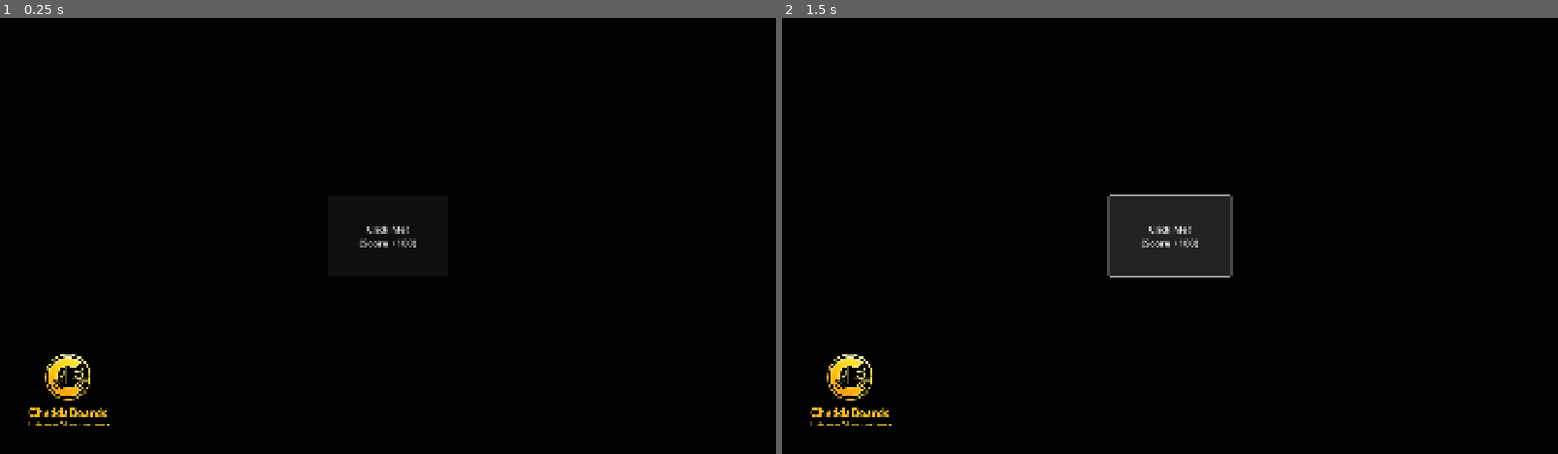
Above: before the commit, frames 1-2 (left to right).
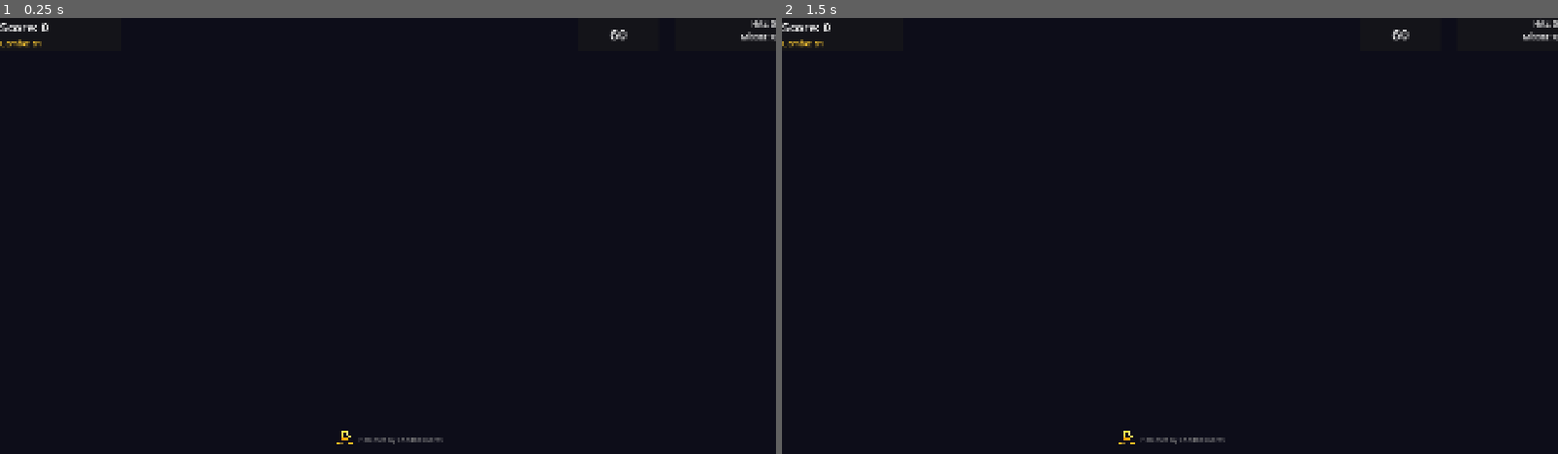
Above: after the commit, the same moments.

Repository: cheddatech/CheddaBoards-Godot
Game: Godot game, scene res://Game.tscn
The game is run twice, just before and just after one commit, with the same random seed, the same clock (stepped at 60 frames per second) and the same inputs. This scene is started directly instead of the project's main scene.
Inputs (mouse positions are in pixels of both pictures, inside the frame that each line leads up to):
- Up to frame 1 (0.25 s): no input
- Up to frame 2 (1.5 s): click (1170, 236) at 0.5 s, where only the run before the commit has a clickable "Click Me! (Score +100)"; tap Enter at 1.25 s; hold D from 1.28 s (still down); tap C at 1.35 s

The runs differ from the first frame. In frame 1, 97% of the frame differs, in the area x 0-100%, y 0-100%; in frame 2, 97%.

Commit message:
Update Game.tscn

Diff:
--- a/Game.tscn
+++ b/Game.tscn
@@ -1,8 +1,7 @@
-[gd_scene load_steps=4 format=3 uid="uid://buth8rfhfcdo6"]
-
-[ext_resource type="Script" uid="uid://b48xeoo0hrjac" path="res://Game.gd" id="1_wbfu4"]
-[ext_resource type="Texture2D" uid="uid://cwkwk5q2j7so" path="res://addons/cheddaboards/icon.png" id="2_u44n3"]
-[ext_resource type="PackedScene" uid="uid://dt1mgh2gutj6k" path="res://AchievementNotification.tscn" id="2_xkndl"]
+[gd_scene load_steps=3 format=3 uid="uid://buth8rfhfcdo6"]
+
+[ext_resource type="Script" uid="uid://bvoo5kawhi7ju" path="res://Game.gd" id="1_wbfu4"]
+[ext_resource type="Texture2D" uid="uid://c4ifusj1tgphd" path="res://addons/cheddaboards/icon.png" id="2_u44n3"]
 
 [node name="Game" type="Control"]
 layout_mode = 3
@@ -20,67 +19,138 @@
 anchor_bottom = 1.0
 grow_horizontal = 2
 grow_vertical = 2
-color = Color(0, 0, 0, 1)
-
-[node name="TestButton" type="Button" parent="."]
-custom_minimum_size = Vector2(300, 200)
+color = Color(0.05, 0.05, 0.1, 1)
+
+[node name="GameArea" type="Control" parent="."]
+layout_mode = 1
+anchors_preset = 15
+anchor_right = 1.0
+anchor_bottom = 1.0
+offset_top = 100.0
+offset_bottom = -80.0
+grow_horizontal = 2
+grow_vertical = 2
+
+[node name="HUD" type="Control" parent="."]
+layout_mode = 1
+anchors_preset = 10
+anchor_right = 1.0
+grow_horizontal = 2
+
+[node name="TopBar" type="HBoxContainer" parent="HUD"]
+layout_mode = 1
+anchors_preset = 10
+anchor_right = 1.0
+offset_bottom = 80.0
+grow_horizontal = 2
+theme_override_constants/separation = 40
+
+[node name="ScorePanel" type="PanelContainer" parent="HUD/TopBar"]
+custom_minimum_size = Vector2(300, 0)
+layout_mode = 2
+
+[node name="VBox" type="VBoxContainer" parent="HUD/TopBar/ScorePanel"]
+layout_mode = 2
+
+[node name="ScoreLabel" type="Label" parent="HUD/TopBar/ScorePanel/VBox"]
+layout_mode = 2
+theme_override_font_sizes/font_size = 32
+text = "Score: 0"
+
+[node name="ComboLabel" type="Label" parent="HUD/TopBar/ScorePanel/VBox"]
+layout_mode = 2
+theme_override_font_sizes/font_size = 20
+theme_override_colors/font_color = Color(1, 0.8, 0.2, 1)
+text = "Combo: x1"
+
+[node name="TimePanel" type="PanelContainer" parent="HUD/TopBar"]
+custom_minimum_size = Vector2(200, 0)
+layout_mode = 2
+size_flags_horizontal = 10
+
+[node name="TimeLabel" type="Label" parent="HUD/TopBar/TimePanel"]
+layout_mode = 2
+theme_override_font_sizes/font_size = 36
+text = "60"
+horizontal_alignment = 1
+vertical_alignment = 1
+
+[node name="StatsPanel" type="PanelContainer" parent="HUD/TopBar"]
+custom_minimum_size = Vector2(250, 0)
+layout_mode = 2
+
+[node name="VBox" type="VBoxContainer" parent="HUD/TopBar/StatsPanel"]
+layout_mode = 2
+
+[node name="HitsLabel" type="Label" parent="HUD/TopBar/StatsPanel/VBox"]
+layout_mode = 2
+theme_override_font_sizes/font_size = 20
+text = "Hits: 0"
+horizontal_alignment = 2
+
+[node name="MissesLabel" type="Label" parent="HUD/TopBar/StatsPanel/VBox"]
+layout_mode = 2
+theme_override_font_sizes/font_size = 20
+text = "Misses: 0"
+horizontal_alignment = 2
+
+[node name="MultiplierLabel" type="Label" parent="."]
+visible = false
 layout_mode = 1
 anchors_preset = 8
 anchor_left = 0.5
 anchor_top = 0.5
 anchor_right = 0.5
 anchor_bottom = 0.5
-offset_left = -150.0
-offset_top = -100.0
-offset_right = 150.0
-offset_bottom = 100.0
-grow_horizontal = 2
-grow_vertical = 2
-theme_override_font_sizes/font_size = 24
-text = "Click Me!
-(Score +100)"
-
-[node name="ScoreDisplay" type="Label" parent="."]
-layout_mode = 1
-offset_left = 36.0
-offset_top = 37.0
-offset_right = 413.0
-offset_bottom = 73.0
-theme_override_font_sizes/font_size = 34
-horizontal_alignment = 1
-
-[node name="AchievementNotification" parent="." instance=ExtResource("2_xkndl")]
-
-[node name="CountdownDisplay" type="Label" parent="."]
-layout_mode = 1
-anchors_preset = 5
-anchor_left = 0.5
-anchor_right = 0.5
-offset_left = -49.5
-offset_right = 49.5
-offset_bottom = 82.0
-grow_horizontal = 2
-theme_override_font_sizes/font_size = 34
-
-[node name="CheddaBoardsLabel" type="TextureRect" parent="."]
-layout_mode = 1
-anchors_preset = 2
+offset_left = -100.0
+offset_top = -50.0
+offset_right = 100.0
+offset_bottom = 50.0
+grow_horizontal = 2
+grow_vertical = 2
+theme_override_font_sizes/font_size = 48
+text = "+100"
+horizontal_alignment = 1
+vertical_alignment = 1
+
+[node name="BottomBar" type="HBoxContainer" parent="."]
+layout_mode = 1
+anchors_preset = 12
 anchor_top = 1.0
-anchor_bottom = 1.0
-offset_left = 41.0
-offset_top = -273.0
-offset_right = 297.0
-offset_bottom = -17.0
+anchor_right = 1.0
+anchor_bottom = 1.0
+offset_top = -70.0
+grow_horizontal = 2
 grow_vertical = 0
+alignment = 1
+metadata/_edit_use_anchors_ = true
+
+[node name="CheddaLogo" type="TextureRect" parent="BottomBar"]
+custom_minimum_size = Vector2(60, 60)
+layout_mode = 2
 texture = ExtResource("2_u44n3")
+expand_mode = 1
+stretch_mode = 5
+
+[node name="PoweredBy" type="Label" parent="BottomBar"]
+layout_mode = 2
+theme_override_font_sizes/font_size = 16
+theme_override_colors/font_color = Color(0.5, 0.5, 0.5, 1)
+text = "Powered by CheddaBoards"
+vertical_alignment = 1
 
 [node name="GameOverPanel" type="Panel" parent="."]
+visible = false
 layout_mode = 1
 anchors_preset = 8
 anchor_left = 0.5
 anchor_top = 0.5
 anchor_right = 0.5
 anchor_bottom = 0.5
+offset_left = -250.0
+offset_top = -250.0
+offset_right = 250.0
+offset_bottom = 250.0
 grow_horizontal = 2
 grow_vertical = 2
 
@@ -91,9 +161,14 @@
 anchor_bottom = 1.0
 grow_horizontal = 2
 grow_vertical = 2
+theme_override_constants/margin_left = 20
+theme_override_constants/margin_top = 20
+theme_override_constants/margin_right = 20
+theme_override_constants/margin_bottom = 20
 
 [node name="VBoxContainer" type="VBoxContainer" parent="GameOverPanel/MarginContainer"]
 layout_mode = 2
+theme_override_constants/separation = 10
 
 [node name="TitleLabel" type="Label" parent="GameOverPanel/MarginContainer/VBoxContainer"]
 layout_mode = 2
@@ -104,16 +179,35 @@
 [node name="HSeparator" type="HSeparator" parent="GameOverPanel/MarginContainer/VBoxContainer"]
 layout_mode = 2
 
-[node name="ScoreLabel" type="Label" parent="GameOverPanel/MarginContainer/VBoxContainer"]
+[node name="FinalScoreLabel" type="Label" parent="GameOverPanel/MarginContainer/VBoxContainer"]
 layout_mode = 2
 theme_override_font_sizes/font_size = 28
-text = "Score: 0"
-horizontal_alignment = 1
-
-[node name="StreakLabel" type="Label" parent="GameOverPanel/MarginContainer/VBoxContainer"]
-layout_mode = 2
-theme_override_font_sizes/font_size = 28
-text = "Streak: 0"
+text = "Final Score: 0"
+horizontal_alignment = 1
+
+[node name="StatsContainer" type="HBoxContainer" parent="GameOverPanel/MarginContainer/VBoxContainer"]
+layout_mode = 2
+alignment = 1
+
+[node name="HitsResult" type="Label" parent="GameOverPanel/MarginContainer/VBoxContainer/StatsContainer"]
+layout_mode = 2
+theme_override_font_sizes/font_size = 18
+text = "Hits: 0"
+
+[node name="Spacer" type="Control" parent="GameOverPanel/MarginContainer/VBoxContainer/StatsContainer"]
+custom_minimum_size = Vector2(40, 0)
+layout_mode = 2
+
+[node name="AccuracyResult" type="Label" parent="GameOverPanel/MarginContainer/VBoxContainer/StatsContainer"]
+layout_mode = 2
+theme_override_font_sizes/font_size = 18
+text = "Accuracy: 0%"
+
+[node name="MaxComboLabel" type="Label" parent="GameOverPanel/MarginContainer/VBoxContainer"]
+layout_mode = 2
+theme_override_font_sizes/font_size = 20
+theme_override_colors/font_color = Color(1, 0.8, 0.2, 1)
+text = "Max Combo: x1"
 horizontal_alignment = 1
 
 [node name="HSeparator2" type="HSeparator" parent="GameOverPanel/MarginContainer/VBoxContainer"]
@@ -121,6 +215,7 @@
 
 [node name="StatusLabel" type="Label" parent="GameOverPanel/MarginContainer/VBoxContainer"]
 layout_mode = 2
+theme_override_font_sizes/font_size = 16
 horizontal_alignment = 1
 
 [node name="HSeparator3" type="HSeparator" parent="GameOverPanel/MarginContainer/VBoxContainer"]
@@ -128,29 +223,34 @@
 
 [node name="ButtonsContainer" type="HBoxContainer" parent="GameOverPanel/MarginContainer/VBoxContainer"]
 layout_mode = 2
+alignment = 1
 
 [node name="PlayAgainButton" type="Button" parent="GameOverPanel/MarginContainer/VBoxContainer/ButtonsContainer"]
-custom_minimum_size = Vector2(200, 100)
-layout_mode = 2
-theme_override_font_sizes/font_size = 24
+custom_minimum_size = Vector2(180, 60)
+layout_mode = 2
+theme_override_font_sizes/font_size = 20
 text = "Play Again"
 
 [node name="MainMenuButton" type="Button" parent="GameOverPanel/MarginContainer/VBoxContainer/ButtonsContainer"]
-custom_minimum_size = Vector2(200, 50)
-layout_mode = 2
-theme_override_font_sizes/font_size = 24
+custom_minimum_size = Vector2(180, 60)
+layout_mode = 2
+theme_override_font_sizes/font_size = 20
 text = "Main Menu"
 
-[node name="HSeparator4" type="HSeparator" parent="GameOverPanel/MarginContainer/VBoxContainer"]
-custom_minimum_size = Vector2(20, 50)
-layout_mode = 2
-
 [node name="LeaderboardButton" type="Button" parent="GameOverPanel/MarginContainer/VBoxContainer"]
-custom_minimum_size = Vector2(320, 100)
-layout_mode = 2
-theme_override_font_sizes/font_size = 24
+custom_minimum_size = Vector2(280, 50)
+layout_mode = 2
+size_flags_horizontal = 4
+theme_override_font_sizes/font_size = 18
 text = "View Leaderboard"
+
+[node name="SpawnTimer" type="Timer" parent="."]
+wait_time = 1.5
+autostart = true
+
+[node name="DifficultyTimer" type="Timer" parent="."]
+wait_time = 10.0
+autostart = true
 
 [node name="Camera2D" type="Camera2D" parent="."]
 anchor_mode = 0
-position_smoothing_enabled = true
